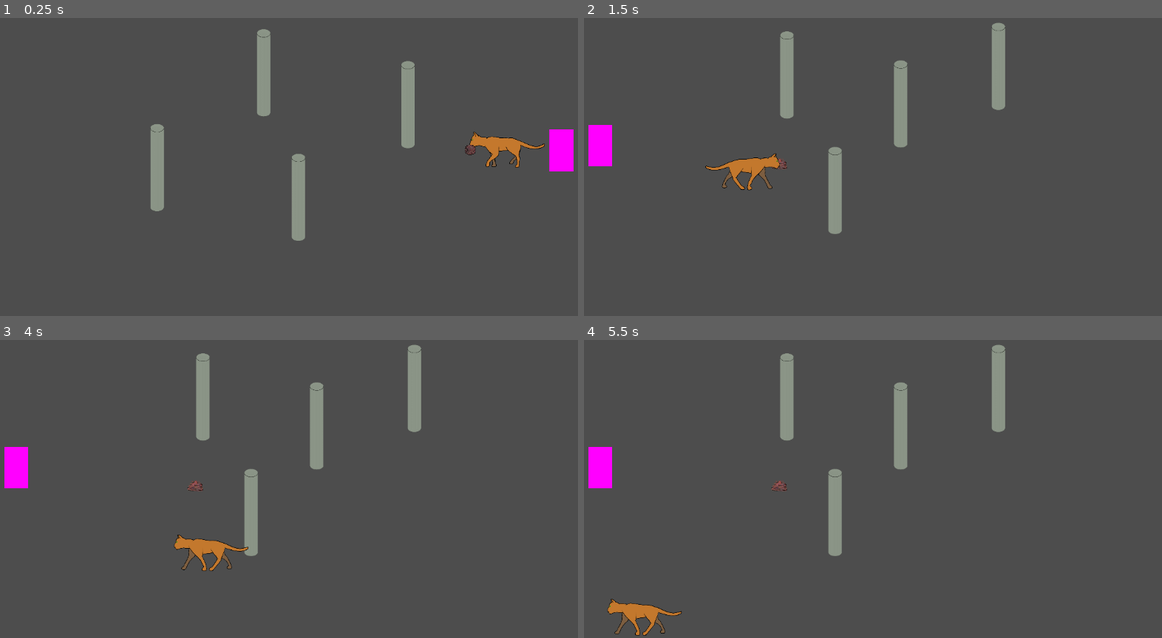
Above: before the commit, frames 1-4 (two rows, left to right).
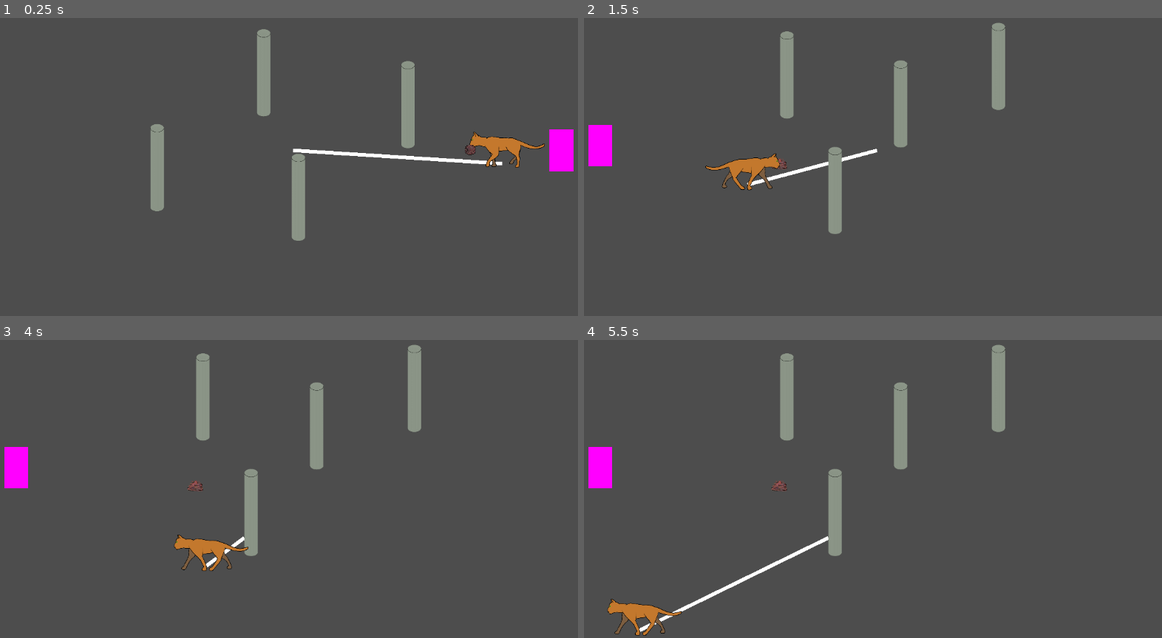
Above: after the commit, the same moments.

Repository: Flodurs/Godotwildjam63
Game: Godot game, scene res://szenen/Levels/level_1.tscn
Same seed, same stepped clock (60 frames per second), same inputs: the game is played once before the commit and once after it.
Inputs:
- Up to frame 1 (0.25 s): no input
- Up to frame 2 (1.5 s): tap Enter at 0.5 s; hold D (mRight) 0.53-1.28 s; tap E (wolleInteraktion) at 0.6, 1.35 s; hold S (mDown) from 1.28 s (still down)
- Up to frame 3 (4 s): release S (mDown) at 2.03 s; hold D (mRight) 2.03-2.78 s; tap E (wolleInteraktion) at 2.1, 2.85, 3.6 s; hold W (mUp) 2.78-3.53 s; hold A (mLeft) from 3.53 s (still down)
- Up to frame 4 (5.5 s): tap E (wolleInteraktion) at 4.35, 5.1 s; release A (mLeft) at 5.03 s; hold S (mDown) from 5.03 s (still down)

The runs differ from the first frame. In frame 1, 0.5% of the frame differs, in the area x 50-87%, y 43-50%; in frame 2, 0.3%; in frame 3, less than 0.1%; in frame 4, 0.5%.

Commit message:
AAAAAAAAAAAAAAAAAAAAAAAAAAAAAAAAAAAAAAAAAA
es funktioniert

⠀⠀⠀⠀⠀⠀⠀⠀⠀⠀⠀⣠⣤⣤⣤⣤⣤⣤⣤⣤⣄⡀⠀⠀⠀⠀⠀⠀⠀⠀
⠀⠀⠀⠀⠀⠀⠀⠀⢀⣴⣿⡿⠛⠉⠙⠛⠛⠛⠛⠻⢿⣿⣷⣤⡀⠀⠀⠀⠀⠀
⠀⠀⠀⠀⠀⠀⠀⠀⣼⣿⠋⠀⠀⠀⠀⠀⠀⠀⢀⣀⣀⠈⢻⣿⣿⡄⠀⠀⠀⠀
⠀⠀⠀⠀⠀⠀⠀⣸⣿⡏⠀⠀⠀⣠⣶⣾⣿⣿⣿⠿⠿⠿⢿⣿⣿⣿⣄⠀⠀⠀
⠀⠀⠀⠀⠀⠀⠀⣿⣿⠁⠀⠀⢰⣿⣿⣯⠁⠀⠀⠀⠀⠀⠀⠀⠈⠙⢿⣷⡄⠀
⠀⠀⣀⣤⣴⣶⣶⣿⡟⠀⠀⠀⢸⣿⣿⣿⣆⠀⠀⠀⠀⠀⠀⠀⠀⠀⠀⣿⣷⠀
⠀⢰⣿⡟⠋⠉⣹⣿⡇⠀⠀⠀⠘⣿⣿⣿⣿⣷⣦⣤⣤⣤⣶⣶⣶⣶⣿⣿⣿⠀
⠀⢸⣿⡇⠀⠀⣿⣿⡇⠀⠀⠀⠀⠹⣿⣿⣿⣿⣿⣿⣿⣿⣿⣿⣿⣿⣿⡿⠃⠀
⠀⣸⣿⡇⠀⠀⣿⣿⡇⠀⠀⠀⠀⠀⠉⠻⠿⣿⣿⣿⣿⡿⠿⠿⠛⢻⣿⡇⠀⠀
⠀⣿⣿⠁⠀⠀⣿⣿⡇⠀⠀⠀⠀⠀⠀⠀⠀⠀⠀⠀⠀⠀⠀⠀⠀⢸⣿⣧⠀⠀
⠀⣿⣿⠀⠀⠀⣿⣿⡇⠀⠀⠀⠀⠀⠀⠀⠀⠀⠀⠀⠀⠀⠀⠀⠀⢸⣿⣿⠀⠀
⠀⣿⣿⠀⠀⠀⣿⣿⡇⠀⠀⠀⠀⠀⠀⠀⠀⠀⠀⠀⠀⠀⠀⠀⠀⢸⣿⣿⠀⠀
⠀⢿⣿⡆⠀⠀⣿⣿⡇⠀⠀⠀⠀⠀⠀⠀⠀⠀⠀⠀⠀⠀⠀⠀⠀⢸⣿⡇⠀⠀
⠀⠸⣿⣧⡀⠀⣿⣿⡇⠀⠀⠀⠀⠀⠀⠀⠀⠀⠀⠀⠀⠀⠀⠀⠀⣿⣿⠃⠀⠀
⠀⠀⠛⢿⣿⣿⣿⣿⣇⠀⠀⠀⠀⠀⣰⣿⣿⣷⣶⣶⣶⣶⠶⠀⢠⣿⣿⠀⠀⠀
⠀⠀⠀⠀⠀⠀⠀⣿⣿⠀⠀⠀⠀⠀⣿⣿⡇⠀⣽⣿⡏⠁⠀⠀⢸⣿⡇⠀⠀⠀
⠀⠀⠀⠀⠀⠀⠀⣿⣿⠀⠀⠀⠀⠀⣿⣿⡇⠀⢹⣿⡆⠀⠀⠀⣸⣿⠇⠀⠀⠀
⠀⠀⠀⠀⠀⠀⠀⢿⣿⣦⣄⣀⣠⣴⣿⣿⠁⠀⠈⠻⣿⣿⣿⣿⡿⠏⠀⠀⠀⠀
⠀⠀⠀⠀⠀⠀⠀⠈⠛⠻⠿⠿⠿⠿⠋⠁⠀⠀⠀⠀⠀⠀⠀⠀⠀⠀⠀⠀⠀

Diff:
--- a/szenen/level/Level.tscn
+++ b/szenen/level/Level.tscn
@@ -1,7 +1,8 @@
-[gd_scene load_steps=3 format=3 uid="uid://ct8c5s7tamylk"]
+[gd_scene load_steps=4 format=3 uid="uid://ct8c5s7tamylk"]
 
 [ext_resource type="Script" path="res://szenen/level/Level.gd" id="1_6dvvy"]
 [ext_resource type="PackedScene" uid="uid://ceheqoktc83rp" path="res://szenen/entitys/katze.tscn" id="1_fv7qr"]
+[ext_resource type="PackedScene" uid="uid://b7732dj7h1yrt" path="res://szenen/objekte/seil.tscn" id="7_xqpbt"]
 
 [node name="level" type="Node2D"]
 y_sort_enabled = true
@@ -17,3 +18,5 @@
 
 [node name="Pillars" type="Node2D" parent="."]
 y_sort_enabled = true
+
+[node name="Seil" parent="." instance=ExtResource("7_xqpbt")]
--- /dev/null
+++ b/szenen/objekte/Area2D.gd
@@ -0,0 +1,4 @@
+extends Area2D
+
+func getSeil() -> Node2D:
+	return $"../.."
--- a/szenen/objekte/Pillar.tscn
+++ b/szenen/objekte/Pillar.tscn
@@ -23,34 +23,42 @@
 shape = SubResource("CircleShape2D_syccy")
 
 [node name="colArea1" type="Area2D" parent="."]
-position = Vector2(-18, 0)
+position = Vector2(-19, -42)
 script = ExtResource("3_0bggv")
 
 [node name="CollisionShape2D" type="CollisionShape2D" parent="colArea1"]
 shape = SubResource("CircleShape2D_esa4i")
 
 [node name="colArea2" type="Area2D" parent="."]
-position = Vector2(0, -9)
+position = Vector2(0, -50)
 script = ExtResource("3_0bggv")
 
 [node name="CollisionShape2D" type="CollisionShape2D" parent="colArea2"]
 shape = SubResource("CircleShape2D_esa4i")
 
 [node name="colArea3" type="Area2D" parent="."]
-position = Vector2(18, 0)
+position = Vector2(18, -42)
 script = ExtResource("3_0bggv")
 
 [node name="CollisionShape2D" type="CollisionShape2D" parent="colArea3"]
 shape = SubResource("CircleShape2D_esa4i")
 
 [node name="colArea4" type="Area2D" parent="."]
-position = Vector2(0, 9)
+position = Vector2(0, -34)
 script = ExtResource("3_0bggv")
 
 [node name="CollisionShape2D" type="CollisionShape2D" parent="colArea4"]
 shape = SubResource("CircleShape2D_esa4i")
 
+[connection signal="area_entered" from="colArea1" to="colArea1" method="_on_area_entered"]
+[connection signal="area_shape_entered" from="colArea1" to="colArea1" method="_on_area_shape_entered"]
 [connection signal="body_entered" from="colArea1" to="colArea1" method="_on_body_entered"]
+[connection signal="area_entered" from="colArea2" to="colArea2" method="_on_area_entered"]
+[connection signal="area_shape_entered" from="colArea2" to="colArea2" method="_on_area_shape_entered"]
 [connection signal="body_entered" from="colArea2" to="colArea2" method="_on_body_entered"]
+[connection signal="area_entered" from="colArea3" to="colArea3" method="_on_area_entered"]
+[connection signal="area_shape_entered" from="colArea3" to="colArea3" method="_on_area_shape_entered"]
 [connection signal="body_entered" from="colArea3" to="colArea3" method="_on_body_entered"]
+[connection signal="area_entered" from="colArea4" to="colArea4" method="_on_area_entered"]
+[connection signal="area_shape_entered" from="colArea4" to="colArea4" method="_on_area_shape_entered"]
 [connection signal="body_entered" from="colArea4" to="colArea4" method="_on_body_entered"]
--- a/szenen/objekte/colArea1.gd
+++ b/szenen/objekte/colArea1.gd
@@ -5,11 +5,15 @@
 func _ready():
 	var pillPos = $"..".global_position
 	toCenter = pillPos - self.global_position
+	monitoring = true
 
 
 
-func _on_body_entered(body):
-	var groups = body.get_groups()
+
+
+
+func _on_area_entered(area):
+	var groups = area.get_groups()
 	for i in groups:
 		if i=="Seil":
-			i.inputCollision(self)
+			area.getSeil().inputCollision(self)
--- a/szenen/objekte/seil.gd
+++ b/szenen/objekte/seil.gd
@@ -4,21 +4,32 @@
 
 var dropPos = Vector2.ZERO
 var dropped = 1
-var conList = []
+var conList = Array()
+
+
+var segment = SegmentShape2D.new()
 
 
 # Called when the node enters the scene tree for the first time.
 func _ready():
-	pass
+	$dynLine/Area2D.monitorable = true
 
+	$dynLine.add_point(Vector2(0, 0))
+	$dynLine.add_point(get_tree().get_nodes_in_group("Katze")[0].global_position)
+
+	$dynLine/Area2D.add_child($dynLine/Area2D/CollisionShape2D)
+	segment.a = $dynLine.get_point_position(0)
+	segment.b = $dynLine.get_point_position(1)
+	$dynLine/Area2D/CollisionShape2D.shape = segment
 
 
 func inputCollision(area):
-	pass
-#add to conList
-
-#addCon top 2 list
-
+	if conList.size()>0:
+		if area != conList[conList.size()-1]:
+			conList.append(area) #add to conList
+			addCon(conList[conList.size()-1], conList[conList.size()-2]) #addCon top 2 list
+	else:
+		conList.append(area)
 
 
 
@@ -27,18 +38,29 @@
 
 func addCon(a,b):
 	var con = seilAbsch.instantiate()
-	add_child(seilAbsch)
-	getTopAbschnitt().get_node("Line2D").add_point(a.position)
-	getTopAbschnitt().get_node("Line2D").add_point(b.position)
+	add_child(con)
+	con.add_point(a.global_position)
+	con.add_point(b.global_position)
+#	con.visible = true
 
 
 # Called every frame. 'delta' is the elapsed time since the previous frame.
-func _process(delta):
+func _process(_delta):
+	$dynLine.set_point_position(1, get_tree().get_nodes_in_group("Katze")[0].global_position)
+	if(conList.size() >= 1):
+		$dynLine.set_point_position(0, conList[conList.size()-1].global_position)
+
+	segment.a = $dynLine.get_point_position(0)
+	segment.b = $dynLine.get_point_position(1)
+	$dynLine/Area2D/CollisionShape2D.shape = segment
 
 
 
-func getTopAbschnitt():
-	return get_tree().get_nodes_in_group("Seilabschnitt")[get_tree().get_nodes_in_group("Seilabschnitt").size()-1]
 
-func getIndFromTop(index):
-	return get_tree().get_nodes_in_group("Seilabschnitt")[get_tree().get_nodes_in_group("Seilabschnitt").size()-(1+index)]
+
+#func getTopAbschnitt():
+#	return get_tree().get_nodes_in_group("Seilabschnitt")[get_tree().get_nodes_in_group("Seilabschnitt").size()-1]
+#
+#func getIndFromTop(index):
+#	return get_tree().get_nodes_in_group("Seilabschnitt")[get_tree().get_nodes_in_group("Seilabschnitt").size()-(1+index)]
+#
--- a/szenen/objekte/seil.tscn
+++ b/szenen/objekte/seil.tscn
@@ -1,13 +1,19 @@
-[gd_scene load_steps=3 format=3 uid="uid://b7732dj7h1yrt"]
+[gd_scene load_steps=4 format=3 uid="uid://b7732dj7h1yrt"]
 
 [ext_resource type="Script" path="res://szenen/objekte/seil.gd" id="1_afdkj"]
+[ext_resource type="Script" path="res://szenen/objekte/Area2D.gd" id="2_mr1gd"]
 
-[sub_resource type="SegmentShape2D" id="SegmentShape2D_35yvy"]
+[sub_resource type="SegmentShape2D" id="SegmentShape2D_3308s"]
+b = Vector2(608, -56)
 
-[node name="Seil" type="Area2D" groups=["seil"]]
+[node name="Seil" type="Node2D" groups=["Seil"]]
 script = ExtResource("1_afdkj")
 
-[node name="LeadSeil" type="Line2D" parent="."]
+[node name="dynLine" type="Line2D" parent="." groups=["Seil"]]
 
-[node name="CollisionShape2D" type="CollisionShape2D" parent="."]
-shape = SubResource("SegmentShape2D_35yvy")
+[node name="Area2D" type="Area2D" parent="dynLine" groups=["Seil"]]
+script = ExtResource("2_mr1gd")
+
+[node name="CollisionShape2D" type="CollisionShape2D" parent="dynLine/Area2D"]
+shape = SubResource("SegmentShape2D_3308s")
+one_way_collision_margin = 10.8
--- a/szenen/objekte/seilabschnitt.gd
+++ b/szenen/objekte/seilabschnitt.gd
@@ -1,23 +1,27 @@
-extends Area2D
-var hitflag = 0
-var primus = 1
-var hitPoint = Vector2.ZERO
+extends Node2D
+#var hitflag = 0
+#var primus = 1
+#var hitPoint = Vector2.ZERO
 
 # Called when the node enters the scene tree for the first time.
 func _ready():
 	pass
 
+func add_point(point:Vector2):
+	print("AMongus")
+	print(point)
+	$Line2D.add_point(point)
 
 # Called every frame. 'delta' is the elapsed time since the previous frame.
-func _process(delta):
-	if $Line2D.points.size() == 2:
-		$CollisionShape2D.get_shape().a=$Line2D.points[0]
-		$CollisionShape2D.get_shape().b=$Line2D.points[1]
+#func _process(delta):
+#	if $Line2D.points.size() == 2:
+#		$CollisionShape2D.get_shape().a=$Line2D.points[0]
+#		$CollisionShape2D.get_shape().b=$Line2D.points[1]
 
-func getHitFlag():
-	if hitflag==1:
-		hitflag=0
-		return 1
-	return 0
-func getHitPoint():
-	return hitPoint
+#func getHitFlag():
+#	if hitflag==1:
+#		hitflag=0
+#		return 1
+#	return 0
+#func getHitPoint():
+#	return hitPoint
--- a/szenen/objekte/seilabschnitt.tscn
+++ b/szenen/objekte/seilabschnitt.tscn
@@ -1,17 +1,8 @@
-[gd_scene load_steps=3 format=3 uid="uid://behvdqj4o8hbv"]
+[gd_scene load_steps=2 format=3 uid="uid://behvdqj4o8hbv"]
 
-[ext_resource type="Script" path="res://szenen/objekte/seilabschnitt.gd" id="1_j6lr2"]
+[ext_resource type="Script" path="res://szenen/objekte/seilabschnitt.gd" id="1_0x70b"]
 
-[sub_resource type="SegmentShape2D" id="SegmentShape2D_ocokn"]
-b = Vector2(0, 0)
-
-[node name="Seilabschnitt" type="Area2D" groups=["Seilabschnitt"]]
-script = ExtResource("1_j6lr2")
+[node name="Seilabschnitt" type="Node2D" groups=["Seilabschnitt"]]
+script = ExtResource("1_0x70b")
 
 [node name="Line2D" type="Line2D" parent="."]
-
-[node name="CollisionShape2D" type="CollisionShape2D" parent="."]
-shape = SubResource("SegmentShape2D_ocokn")
-
-[connection signal="body_entered" from="." to="." method="_on_body_entered"]
-[connection signal="body_shape_entered" from="." to="." method="_on_body_shape_entered"]
Not shown: 1 places in szenen/Levels/level_1.tscn that only renumber resources
Not shown: 1 places in szenen/entitys/katze.tscn that only renumber resources
